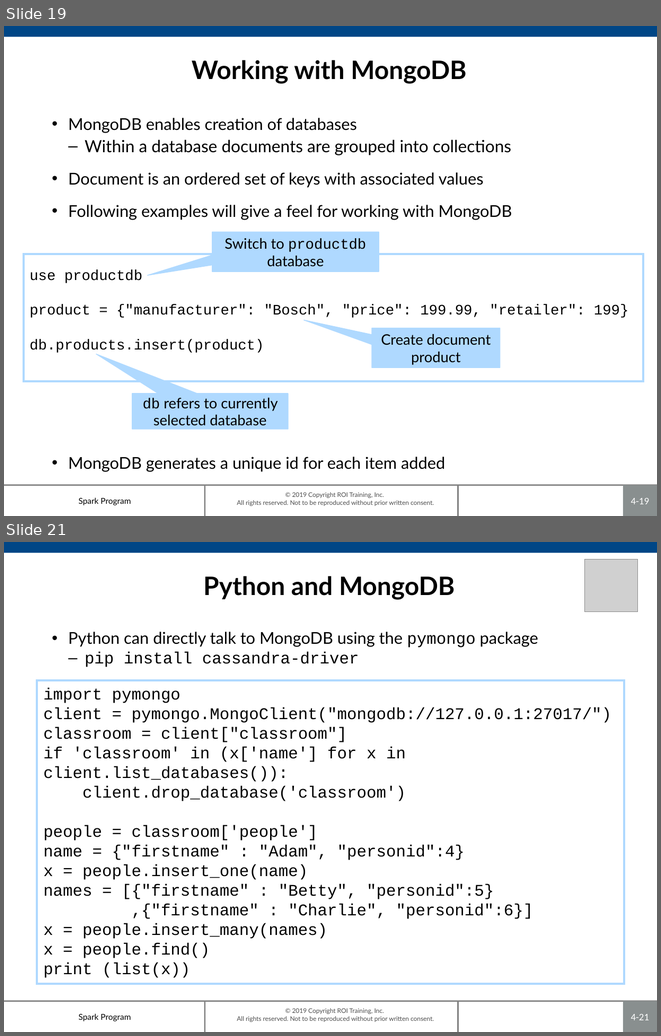
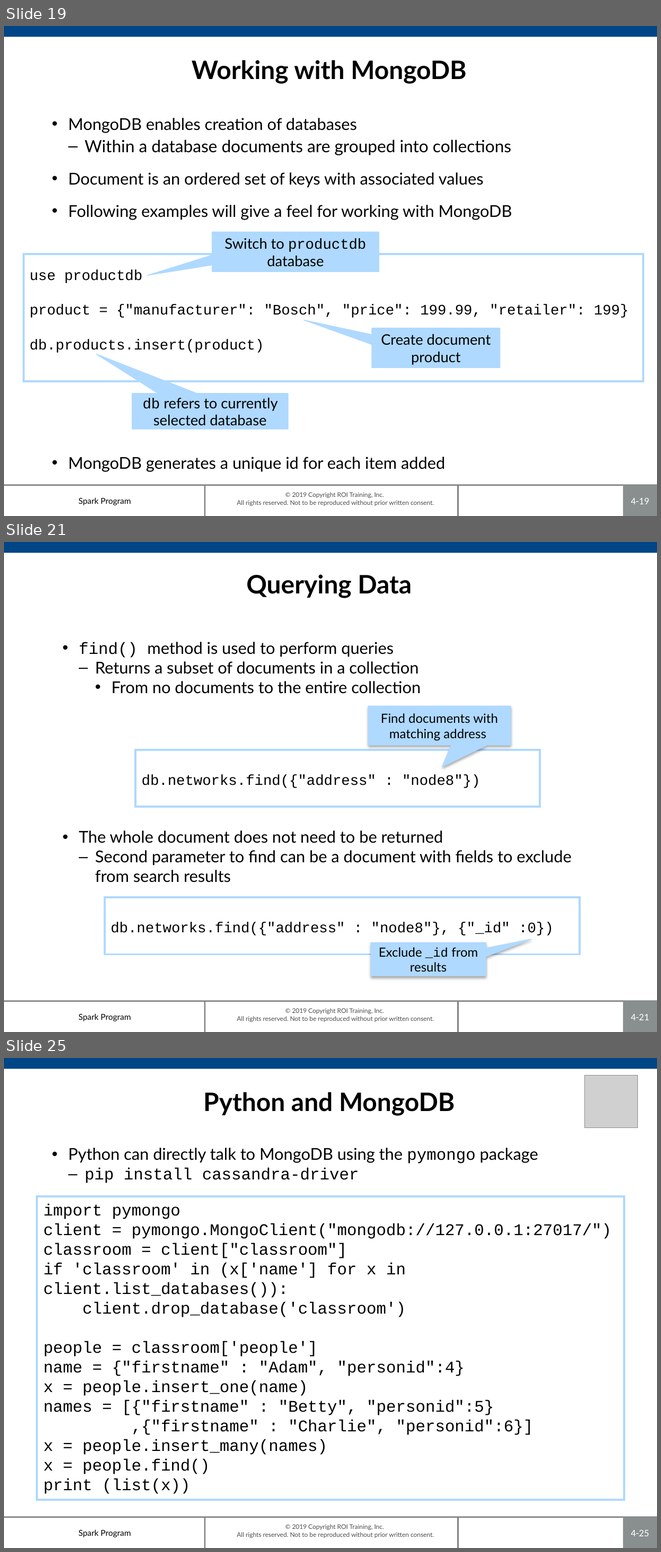
Before and after one commit to roitraining/SparkProgram, a slide deck: Day4/Day4-NoSQL.pptx. Shown one above the other, each under a label of ours: slides 19 and 21 before the commit, slides 19, 21 and 25 after it; the slides between them are not shown. The pictures are 661x1036 and 661x1552 pixels, drawn with LibreOffice and Linux fonts; fonts in the diff are those of the drawing; grey boxes stand for pictures; background and template pictures are left out. Boxes give left, top, right and bottom in pixels: in the first picture for what was removed or moved away, otherwise in the second. Text is boxed around its words. In the diff, an @@ line names an element or a change of style, - is before the commit and + after.

```diff
--- a/Day4/Day4-NoSQL.pptx
+++ b/Day4/Day4-NoSQL.pptx
@@ slide 21 added at (4,542,657,1032), background #FFFFFF; not listed: 7 template elements that a slide beside it also shows @@
@@ text added at (246,574,412,598), 28 pt, text #000000, bold @@
+Querying Data
@@ text added at (79,642,571,882), 18 pt, text #000000 @@
+• find() method is used to perform queries
+  – Returns a subset of documents in a collection
+    • From no documents to the entire collection
+• The whole document does not need to be returned
+  – Second parameter to find can be a document with fields to exclude from search results
@@ speech box added at (368,706,511,745), fill #AFD9FF, outline #AFD9FF 0.75 pt, 14 pt, text #000000 @@
+Find documents with matching address
@@ rectangle added at (136,750,540,806), outline #AFD9FF 2.24 pt, 16 pt, text #000000 @@
+db.networks.find({"address" : "node8"})
@@ rectangle added at (105,897,580,954), outline #AFD9FF 2.24 pt, 16 pt, text #000000 @@
+db.networks.find({"address" : "node8"}, {"_id" :0})
@@ speech box added at (371,942,486,976), fill #AFD9FF, outline #AFD9FF 0.75 pt, 14 pt, text #000000 @@
+Exclude _id from results
@@ what was slide 21 is now slide 25 @@
@@ page number at (631,1530,649,1536): text changed @@
-4-21
+4-25
```
Also in this commit, not shown: 1 slide changed, 3 other slides added.
